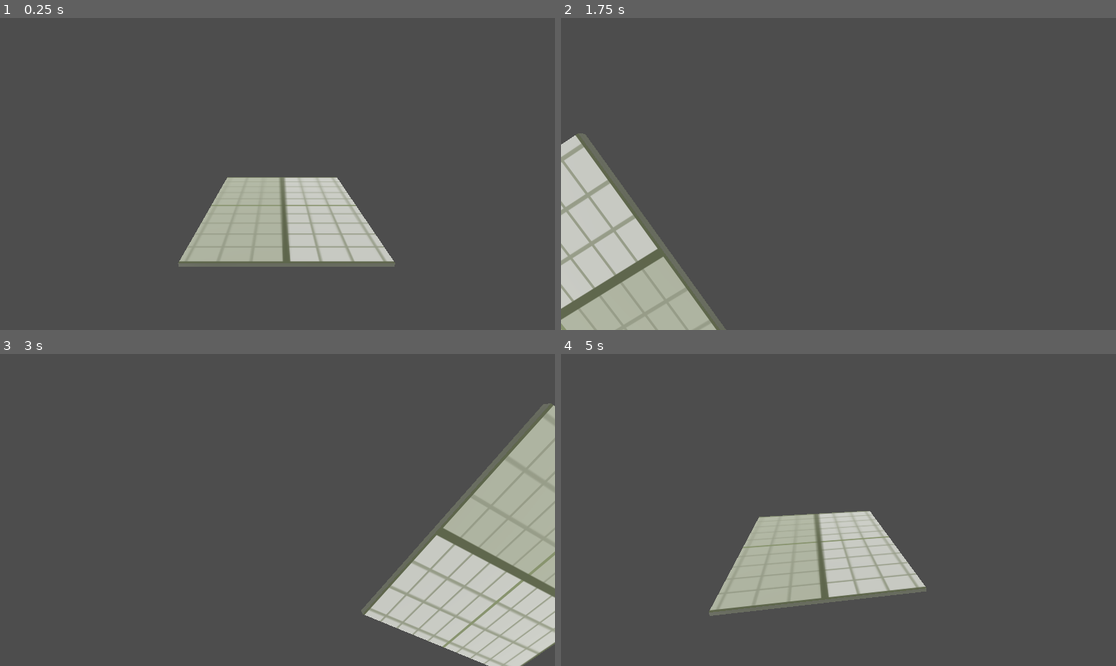
Above: before the commit, frames 1-4 (two rows, left to right).
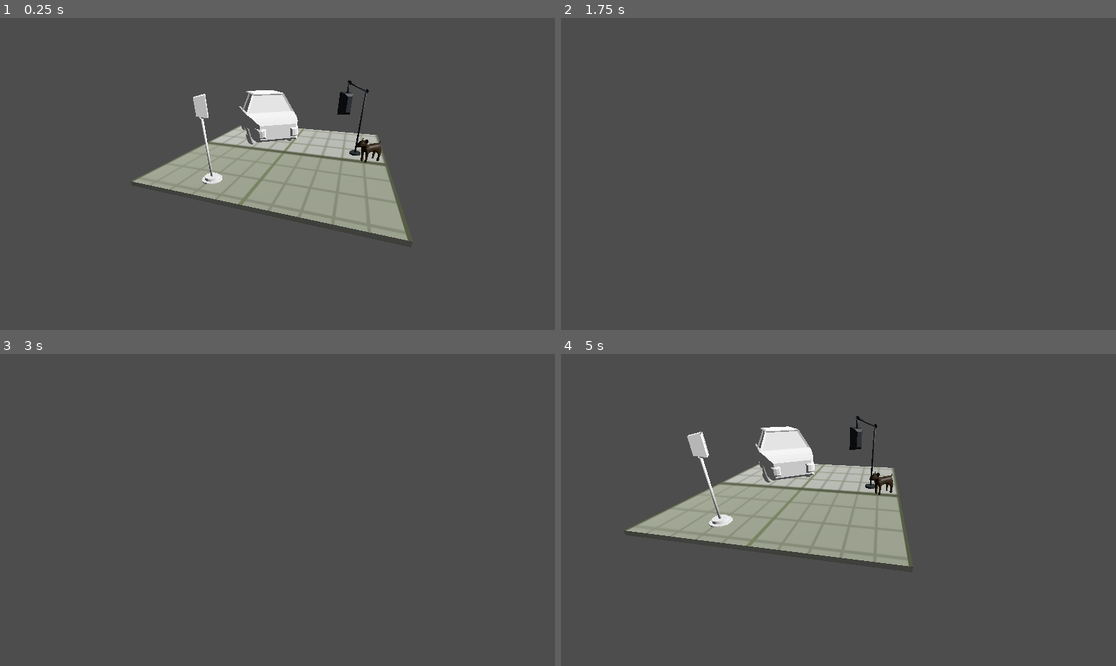
Above: after the commit, the same moments.

Repository: yyd-yyn/CG_Project_1
Game: Godot game, scene res://project.tscn
The game is run twice, just before and just after one commit, with the same random seed, the same clock (stepped at 60 frames per second) and the same inputs.
Inputs:
- Up to frame 1 (0.25 s): no input
- Up to frame 2 (1.75 s): tap Enter at 0.5 s; hold Right (ui_right) 0.53-1.28 s; hold Down (ui_down) from 1.28 s (still down)
- Up to frame 3 (3 s): release Down (ui_down) at 2.03 s; hold Right (ui_right) 2.03-2.78 s; hold Up (ui_up) from 2.78 s (still down)
- Up to frame 4 (5 s): release Up (ui_up) at 3.53 s; hold Left (ui_left) from 3.53 s (still down); tap Space at 4.25 s

The runs differ from the first frame. In frame 1, 16% of the frame differs, in the area x 23-75%, y 20-80%; in frame 2, 11%; in frame 3, 16%, in the area x 65-100%, y 15-100%; in frame 4, 16%.

Commit message:
version1.4

Diff:
--- a/project.tscn
+++ b/project.tscn
@@ -1,26 +1,47 @@
-[gd_scene load_steps=5 format=3 uid="uid://h5vft3awl5lv"]
+[gd_scene load_steps=10 format=3 uid="uid://h5vft3awl5lv"]
 
 [ext_resource type="Script" uid="uid://vgf2yoj8ki32" path="res://node_3d.gd" id="1_00rxp"]
 [ext_resource type="Texture2D" uid="uid://c4c7m13rebs54" path="res://MeterGrid (1).png" id="1_tou82"]
+[ext_resource type="PackedScene" uid="uid://10hlu0t5x11u" path="res://dog_.glb" id="3_3jgss"]
+[ext_resource type="PackedScene" uid="uid://bxd0bhwc7ul4j" path="res://ampel_overhead.glb" id="4_vsyxl"]
+[ext_resource type="PackedScene" uid="uid://cd4tridbywvf3" path="res://car.glb" id="5_ld1nf"]
+[ext_resource type="PackedScene" uid="uid://cbnb0t258bwra" path="res://ampel_pole.glb" id="6_jfdm5"]
 
 [sub_resource type="BoxMesh" id="BoxMesh_7dm0k"]
 
 [sub_resource type="StandardMaterial3D" id="StandardMaterial3D_udjck"]
 albedo_texture = ExtResource("1_tou82")
 
+[sub_resource type="Environment" id="Environment_3jgss"]
+
 [node name="main" type="Node3D"]
 
 [node name="DirectionalLight3D" type="DirectionalLight3D" parent="."]
-transform = Transform3D(0.0585792, -0.972667, 0.224696, 0.245377, 0.232206, 0.941207, -0.967656, 1.02071e-08, 0.252272, 15.5998, 16.9127, 0)
+transform = Transform3D(0.185602, -0.677287, 0.711923, 0.170861, 0.735719, 0.655381, -0.967656, -3.42242e-08, 0.252273, 15.5998, 16.9127, 0)
 
 [node name="Playground" type="MeshInstance3D" parent="."]
-transform = Transform3D(5, 0, 0, 0, 0.1, 0, 0, 0, 5, 0, 0, 0)
+transform = Transform3D(1.60282, 0, 4.73614, 0, 0.1, 0, -4.73614, 0, 1.60282, 0, 0, -1.89009)
 mesh = SubResource("BoxMesh_7dm0k")
 surface_material_override/0 = SubResource("StandardMaterial3D_udjck")
 
+[node name="ampel_pole" parent="Playground" instance=ExtResource("6_jfdm5")]
+transform = Transform3D(0.108711, 0, -0.167875, 0, 10, 0, 0.167875, 0, 0.108711, -0.381328, -5.47354, -0.196143)
+
+[node name="dog_" parent="Playground" instance=ExtResource("3_3jgss")]
+transform = Transform3D(0.124552, 0, -0.156483, 0, 10, -1.49012e-07, 0.156483, 0, 0.124552, 0.0183419, -24.0215, 0.411209)
+
+[node name="ampel_overhead" parent="Playground" instance=ExtResource("4_vsyxl")]
+transform = Transform3D(0.162301, 0, 0.11687, 0, 10, 0, -0.11687, 0, 0.162301, 0.0971014, 0, 0.353667)
+
+[node name="car2" parent="Playground" instance=ExtResource("5_ld1nf")]
+transform = Transform3D(0.163717, 0.00569425, 0.114735, -0.3476, 9.99396, 0, -0.114666, -0.00398819, 0.163816, 0.274891, 1.50855, -0.227117)
+
 [node name="CameraRig" type="Node3D" parent="."]
-transform = Transform3D(1, 0, 0, 0, 0.92394, 0.382538, 0, -0.382538, 0.92394, -0.211317, 3.74038, 6.14837)
+transform = Transform3D(1, 0, 0, 0, 0.92394, 0.382538, 0, -0.382538, 0.92394, -0.211317, 3.74038, 6.35404)
 script = ExtResource("1_00rxp")
 
 [node name="Camera3D" type="Camera3D" parent="CameraRig"]
-transform = Transform3D(1, 0, 0, 0, 1, 2.98023e-08, 0, -2.98023e-08, 1, 0, 0.0430639, -0.104012)
+transform = Transform3D(1, 0, 0, 0, 0.995892, 0.0905458, 0, -0.0905458, 0.995892, 0, -0.342167, -3.52713)
+
+[node name="WorldEnvironment" type="WorldEnvironment" parent="."]
+environment = SubResource("Environment_3jgss")
Binary file added: ampel_overhead.glb
Not shown, added: ampel_overhead.glb.import
Binary file added: ampel_pole.glb
Not shown, added: ampel_pole.glb.import
Binary file added: car.glb
Not shown, added: car.glb.import
Binary file added: dog_.glb
Not shown, added: dog_.glb.import
Not shown, changed: export_presets.cfg
